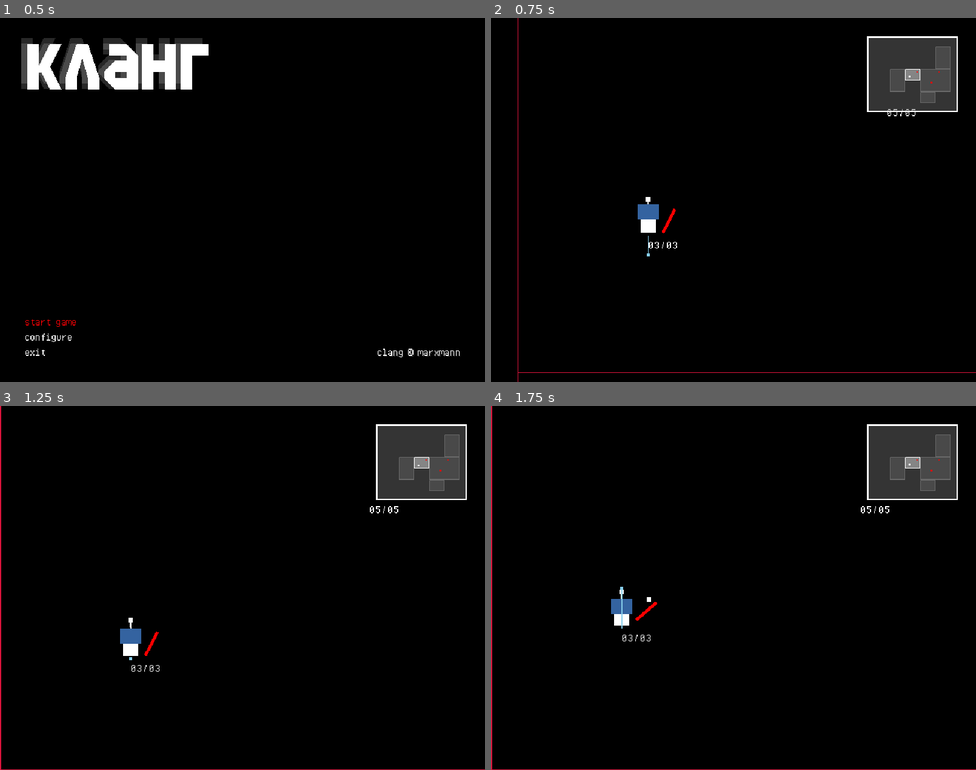
Above: before the commit, frames 1-4 (two rows, left to right).
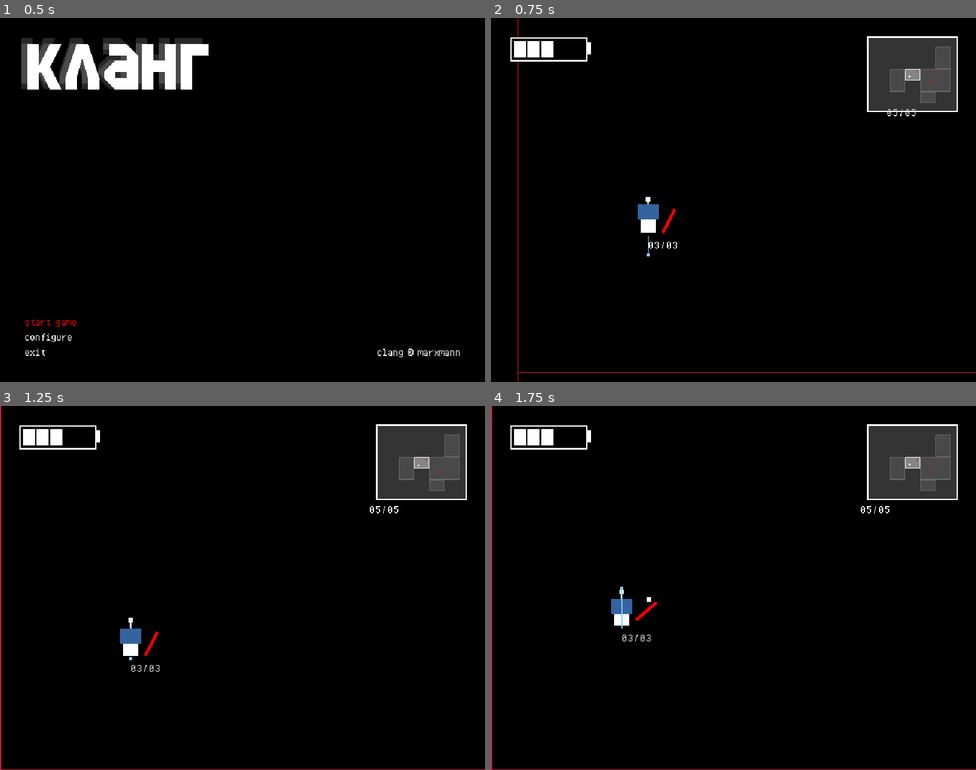
Above: after the commit, the same moments.

Repository: jeffinitup/clang-game
Game: Godot game, scene res://scene/main.tscn
Two runs of this game, one before a commit and one after it. Both use one fixed random seed, a clock stepped at 60 frames per second and the inputs below.
Inputs (mouse positions are in pixels of both pictures, inside the frame that each line leads up to):
- Up to frame 1 (0.5 s): no input
- Up to frame 2 (0.75 s): click "start game" at 0.5 s
- Up to frame 3 (1.25 s): no input
- Up to frame 4 (1.75 s): tap Enter at 1.25 s; move the mouse to (757, 588) at 1.27 s; press the mouse at (757, 588) at 1.28 s; hold W (up) from 1.28 s (still down); tap Space (jump) at 1.52 s

Frame 1 is identical in both runs. In frame 2, 0.5% of the frame differs, in the area x 4-21%, y 5-12%; in frame 3, 0.5%; in frame 4, 0.5%.

Commit message:
add health display + some sounds

Diff:
--- a/prefab/hud.tscn
+++ b/prefab/hud.tscn
@@ -1,7 +1,8 @@
-[gd_scene load_steps=3 format=3 uid="uid://vpjmjy4c6tcy"]
+[gd_scene load_steps=4 format=3 uid="uid://vpjmjy4c6tcy"]
 
 [ext_resource type="Script" path="res://scripts/hud.gd" id="1_al635"]
 [ext_resource type="Script" path="res://scripts/minimap.gd" id="2_uri2m"]
+[ext_resource type="Script" path="res://scripts/hud_health.gd" id="3_wpp3x"]
 
 [node name="hud" type="CanvasLayer"]
 script = ExtResource("1_al635")
@@ -26,3 +27,10 @@
 size_flags_horizontal = 8
 size_flags_vertical = 0
 script = ExtResource("2_uri2m")
+
+[node name="health" type="Control" parent="margins"]
+custom_minimum_size = Vector2(100, 40)
+layout_mode = 2
+size_flags_horizontal = 0
+size_flags_vertical = 0
+script = ExtResource("3_wpp3x")
--- /dev/null
+++ b/scripts/hud_health.gd
@@ -0,0 +1,25 @@
+### hud_health.gd
+class_name Health extends Control
+
+const LIGHT := Color.WHITE
+const DARK := Color.BLACK
+
+## Copy of player's health
+var health := 3
+## Copy of player's max health
+var max_health := 5
+
+func _draw() -> void:
+	# Draw battery shape
+	draw_rect(Rect2i(Vector2i(2,2), Vector2i(20 * max_health, 30)), DARK, true)
+	draw_rect(Rect2i(Vector2i(2,2), Vector2i(20 * max_health, 30)), LIGHT, false, 2.0)
+	draw_rect(Rect2i(Vector2i(20 * max_health + 2, 8), Vector2i(6, 16)), LIGHT, true)
+
+	# Draw battery notches
+	for i in range(health):
+		draw_rect(Rect2i(Vector2i(6 + (18 * i), 6), Vector2i(16, 22)), LIGHT)
+
+func health_update(hp : int, max_hp : int) -> void:
+	health = hp
+	max_health = max_hp
+	queue_redraw()
Not shown, added: asset/sfx/impact.wav.import
Not shown, added: asset/sfx/swing.wav.import
Not shown, added: asset/sfx/impact.wav
Not shown, added: asset/sfx/swing.wav
